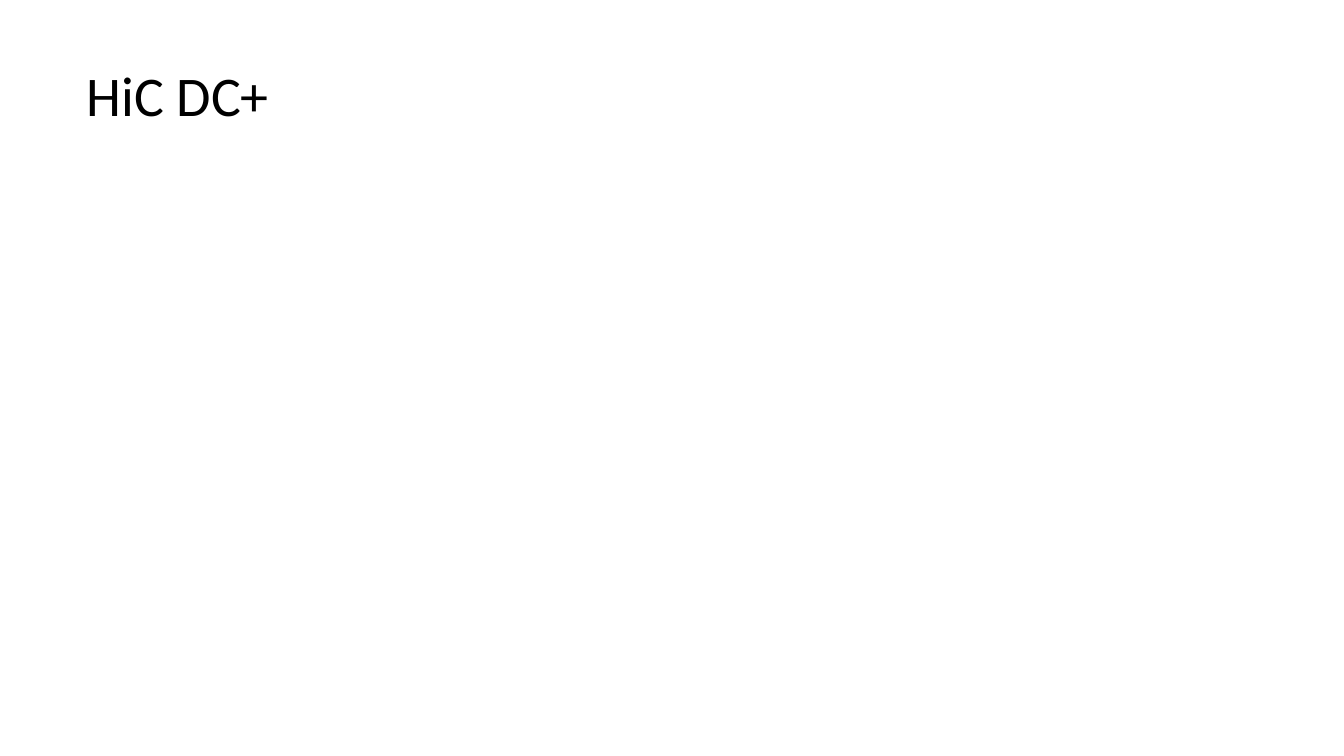
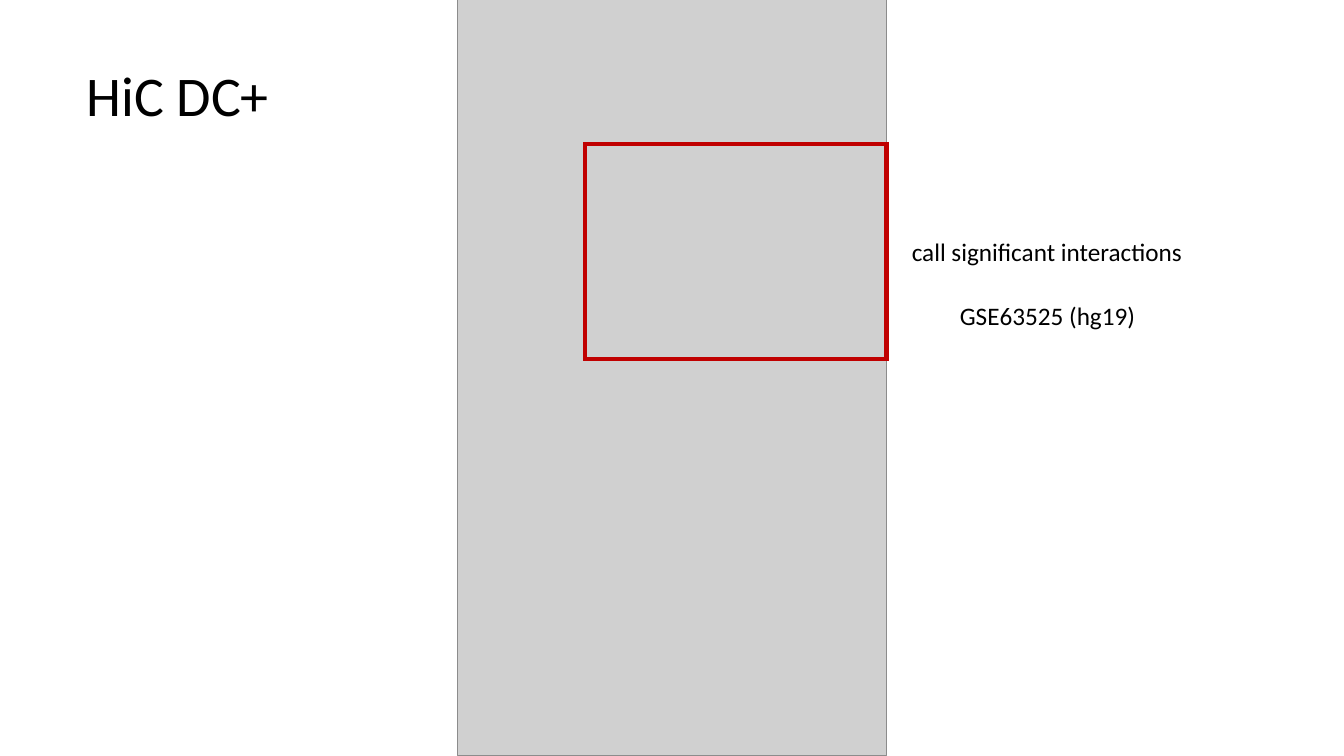
Before and after one commit to 1092-bioinformatics/finalproject-109753144, a slide deck: slide 11 of docs/final_presentation.pptx. Drawn at 1344x756 pixels with LibreOffice and Linux fonts; fonts in the diff are those of the drawing; grey boxes stand for pictures. Boxes give left, top, right and bottom in pixels: in the first picture for what was removed or moved away, otherwise in the second. Text is boxed around its words. In the diff, an @@ line names an element or a change of style, - is before the commit and + after.

Commit message:
slides

```diff
--- a/docs/final_presentation.pptx
+++ b/docs/final_presentation.pptx
@@ picture added at box(458, 0, 887, 756) @@
@@ rectangle added at box(585, 144, 887, 359), outline #C00000 3 pt @@
@@ text added at box(912, 243, 1182, 266), 18 pt, text #000000 @@
+call significant interactions
@@ text added at box(960, 306, 1135, 330), 18 pt, text #000000 @@
+GSE63525 (hg19)
```
Also in this commit, not shown: 4 slides added, 2 other files.
